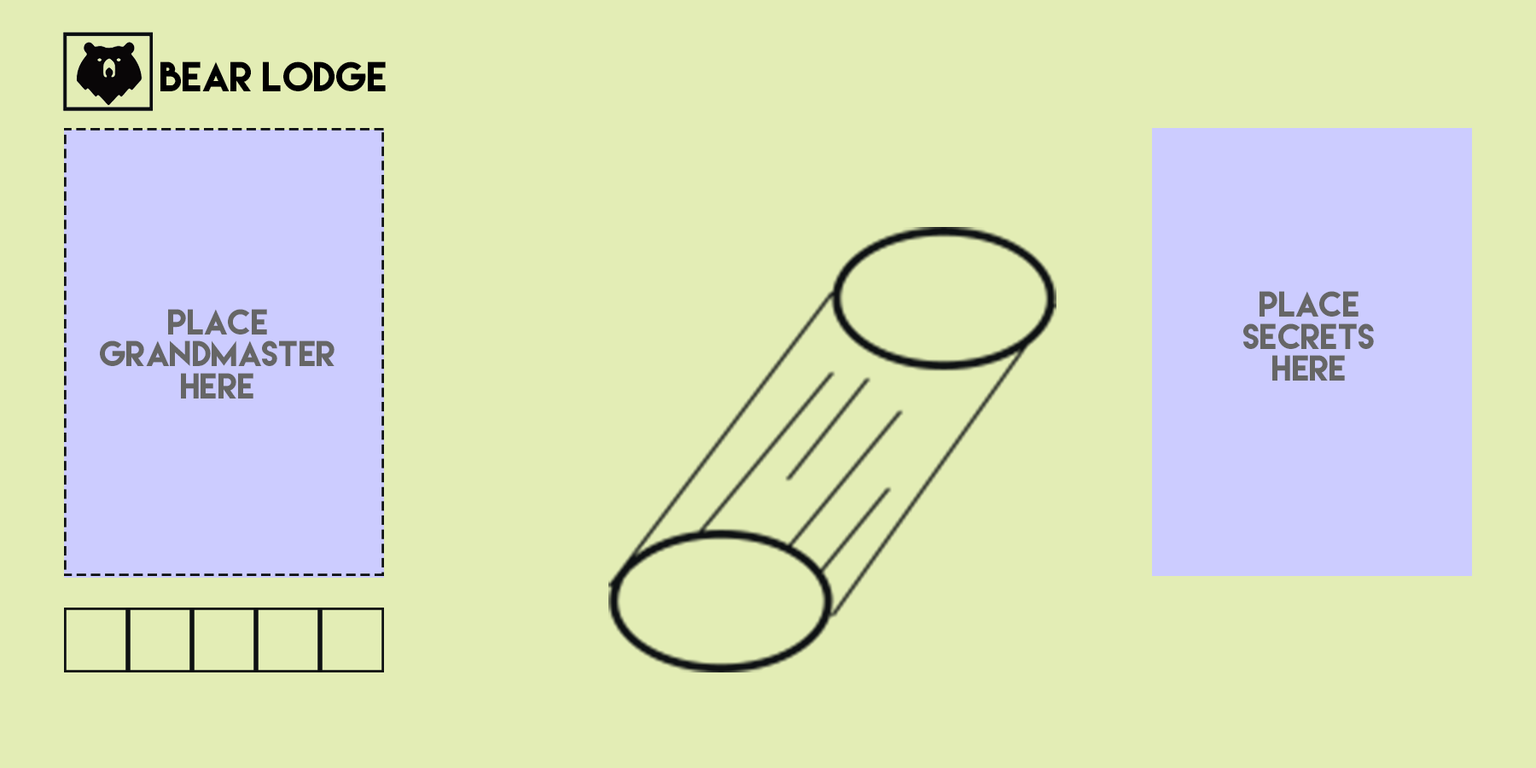
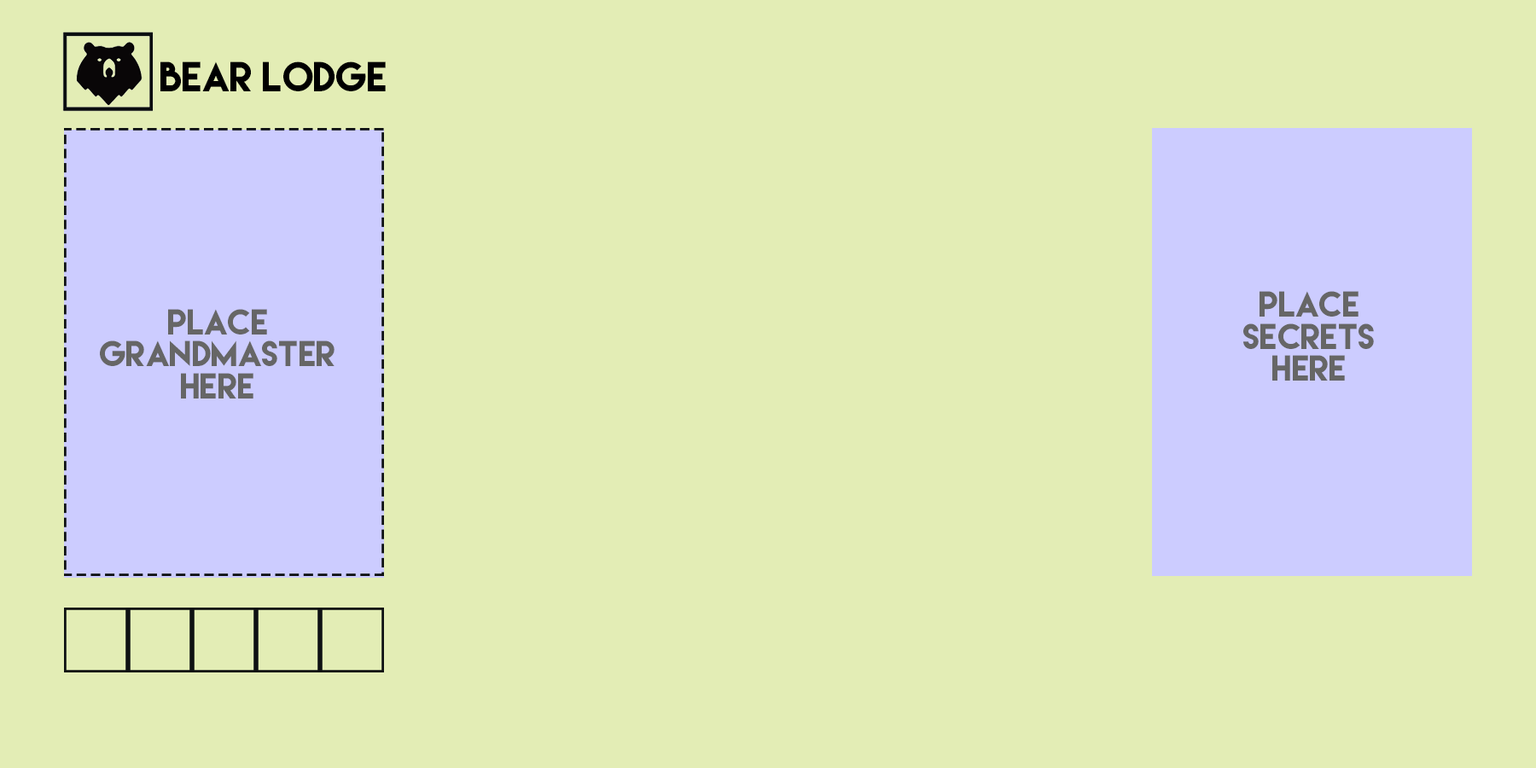
Layer changes from the first 1536x768 image to the second:
hid "Shape 6" over [608, 226, 1057, 673]
